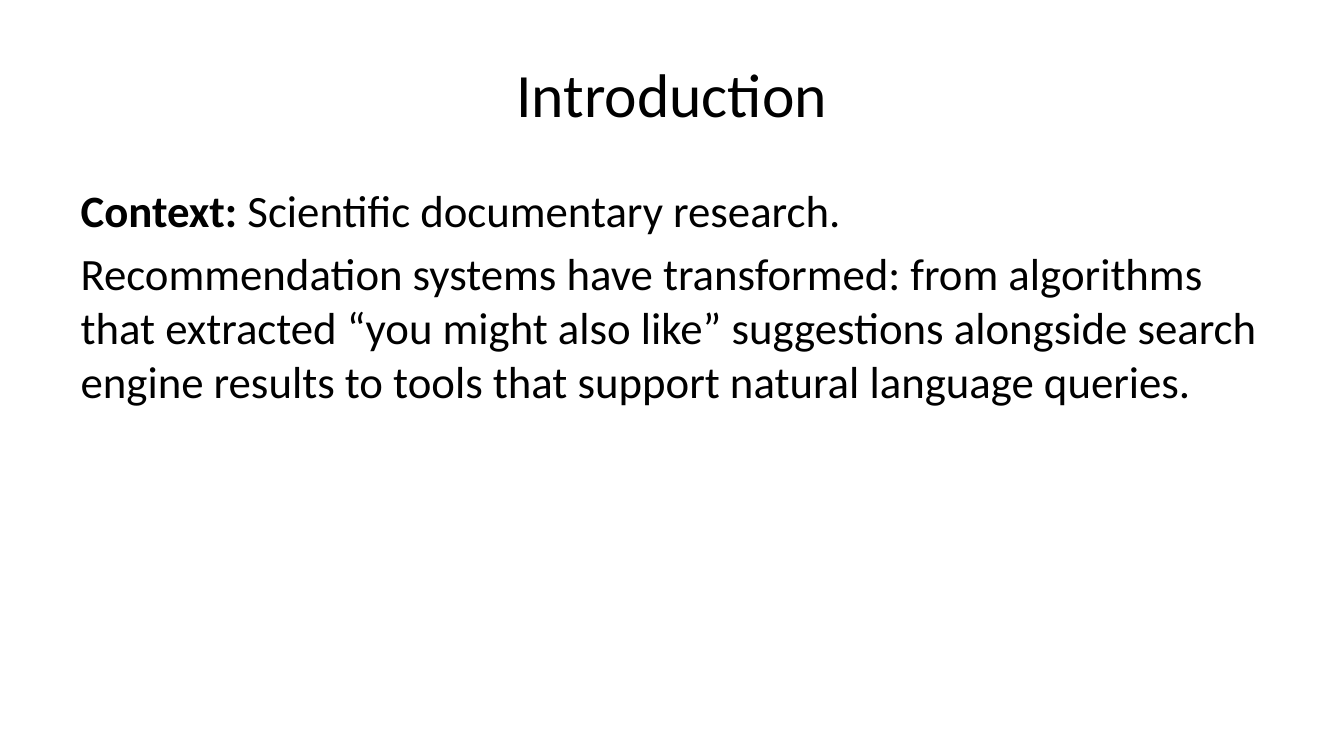
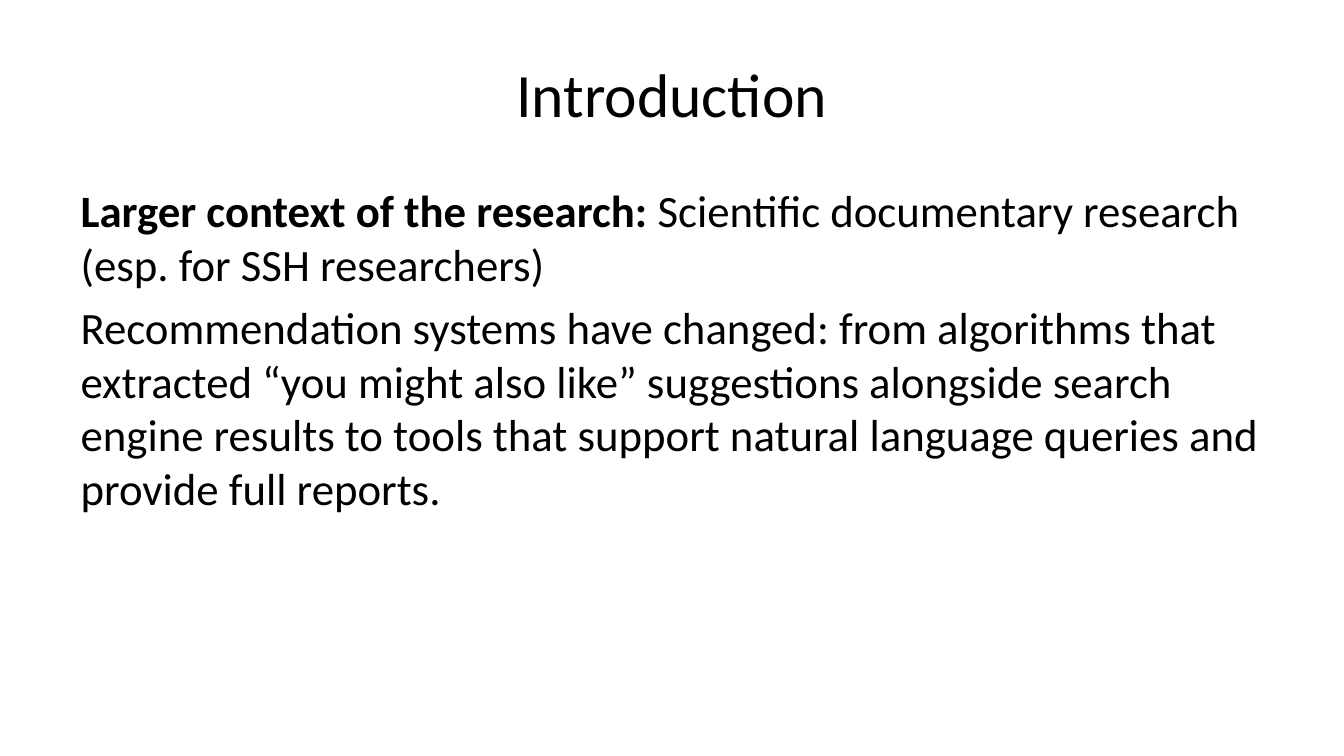
Before and after one commit to alexiaschn/blog, a slide deck: slide 4 of docs/slides/26-07-30_DH26_IEML-RS.pptx (slide 3 before the commit). Drawn at 1344x756 pixels with LibreOffice and Linux fonts; fonts in the diff are those of the drawing. Boxes give left, top, right and bottom in pixels: in the first picture for what was removed or moved away, otherwise in the second. Text is boxed around its words. In the diff, an @@ line names an element or a change of style, - is before the commit and + after.

```diff
--- a/docs/slides/26-07-30_DH26_IEML-RS.pptx
+++ b/docs/slides/26-07-30_DH26_IEML-RS.pptx
@@ text at (81,195,1257,513): text changed @@
-Context: Scientific documentary research.
-Recommendation systems have transformed: from algorithms that extracted “you might also like” suggestions alongside search engine results to tools that support natural language queries.
+Larger context of the research: Scientific documentary research (esp. for SSH researchers)
+Recommendation systems have changed: from algorithms that extracted “you might also like” suggestions alongside search engine results to tools that support natural language queries and provide full reports.
```
Also in this commit, not shown: 12 other slides changed, 3 slides added, 1 slide removed, 22 other files.
